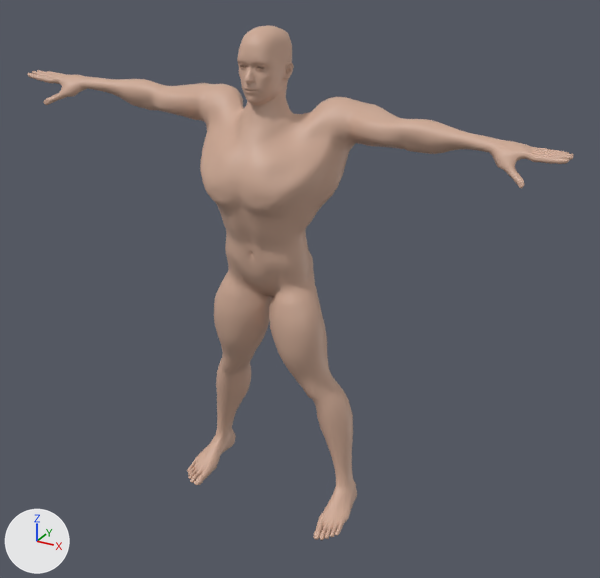
What one commit did to the glTF model game/assets/characters/kenny_aaa.glb.
Camera for both pictures: a 50 mm camera at (1.37, -2.3, 2.02) aimed at (0.11, 0.0, 0.87). Arrows for +X, +Y and +Z are at lower left; the lights stay in place. The older version comes first. Vertices at exactly the same position are counted once.

Script lines for the objects in view, before the commit:
```python
me_base = bpy.data.meshes.new('base')
me_base.from_pydata(...)  # 13380 vertices, 26756 faces; spans x -0.95..0.96, y -0.25..0.14, z 0.02..1.73
me_base.materials.append(mat_m_kennyskin)  # beige #ceaa95
ob_kenny_body = bpy.data.objects.new('Kenny_Body', me_base)
ob_kenny_body.location = (0.0, 0.0, 0.0)
```
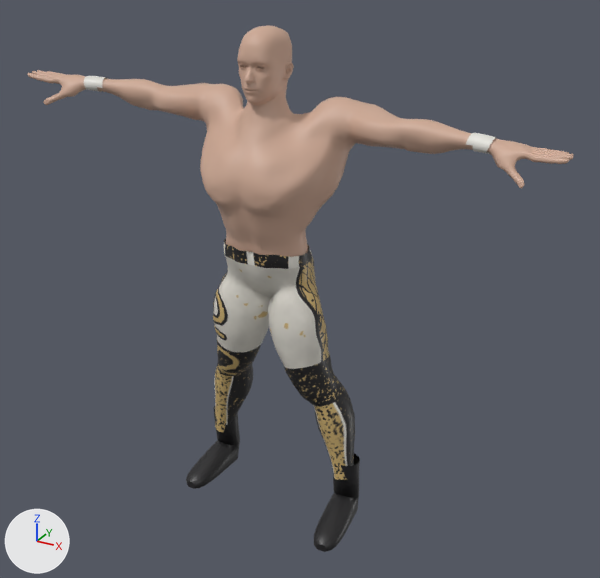
Commit message: Kenny AAA, stage 2: his ring gear

Pixel boxes [x1, y1, x2, y2] of what changed, in the pictures (600 x 578 px):
'Kenny_Body', reshaped (55% shorter): before [28, 25, 574, 541]; after [28, 25, 574, 257]
'Kenny_Gear', added: after [84, 76, 497, 552]
part 1 of me_base, built on (beige): before [187, 248, 357, 541]
part 2 of me_base, deleted: before [88, 77, 100, 83]
part 3 of me_base, deleted: before [476, 135, 491, 144]

Diff of the bpy script that builds the scene:
```diff
--- a/game/assets/characters/kenny_aaa.glb.py
+++ b/game/assets/characters/kenny_aaa.glb.py
@@ img_kenny_aaa_gear @@
+img_kenny_aaa_gear = load_image('kenny_aaa_gear', '_unpacked/kenny_aaa_gear', 4096, 4096, 'sRGB')
@@ mat_m_kennygear @@
+mat_m_kennygear = principled_material('M_KennyGear')
+mat_m_kennygear.texture = img_kenny_aaa_gear
+mat_m_kennygear.roughness = 0.45
@@ me_base @@
 # used by ob_kenny_body; location = (0.0, 0.0, 0.0)
-me_base.from_pydata(...)  # 13380 vertices, 26756 faces; spans x -0.95..0.96, y -0.25..0.14, z 0.02..1.73
+me_base.from_pydata(...)  # 9790 vertices, 19436 faces; spans x -0.95..0.96, y -0.2..0.14, z 1.0..1.73
+# me_base part 1: 1 vertex moved within x 0.0, y -0.13, z 1.02; 3560 vertices removed from x -0.33..0.37, y -0.25..0.13, z 0.02..1.03
+# me_base part 2: 15 vertices removed from x -0.71..-0.69, y -0.05..0.0, z 1.48..1.52
+# me_base part 3: 15 vertices removed from x 0.7..0.71, y -0.01..0.04, z 1.42..1.46
 me_base.materials.append(mat_m_kennyskin)
@@ me_kenny_gear @@
+me_kenny_gear.from_pydata(...)  # 2142 vertices, 4048 faces; spans x -0.74..0.74, y -0.24..0.13, z 0.0..1.53
+me_kenny_gear.materials.append(mat_m_kennygear)  # picture img_kenny_aaa_gear
@@ ob_kenny_gear @@
+ob_kenny_gear = bpy.data.objects.new('Kenny_Gear', me_kenny_gear)
+ob_kenny_gear.location = (0.0, 0.0, 0.0)
```
